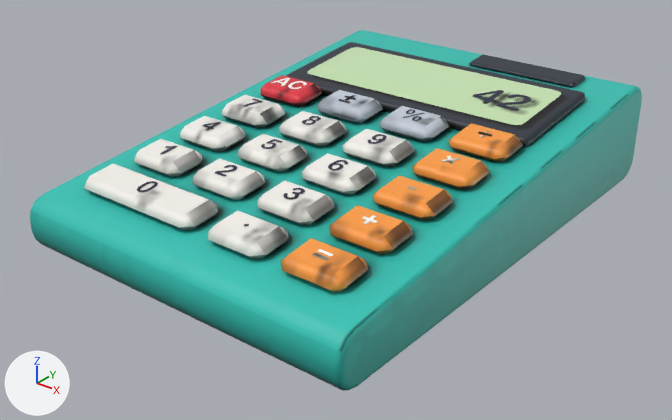
Before and after pictures for a commit that changed the glTF model client/public/models/calculator.glb.
Camera for both pictures: a camera (50 mm lens) standing at (0.1693, -0.2231, 0.1355) and looking at (-0.0011, -0.01, 0.0034). Arrows for +X, +Y and +Z are at lower left; the lights stay in place. The older version comes first. Vertices at exactly the same position are counted once.

Names of what the first picture shows: 'calculator'.
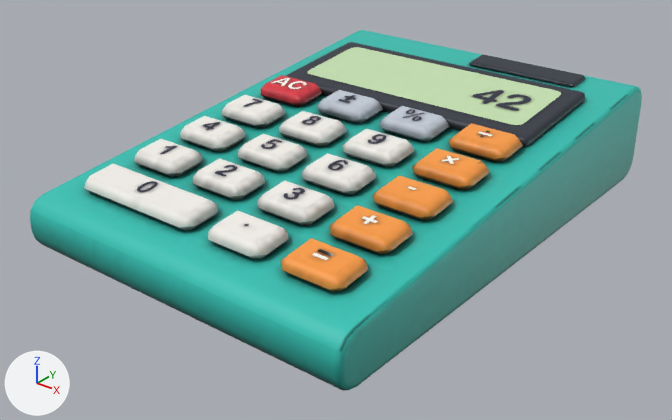
Diff of the bpy script that builds the scene:
```diff
--- a/client/public/models/calculator.glb.py
+++ b/client/public/models/calculator.glb.py
@@ me_calculator @@
 # used by ob_calculator; location = (0.0, 0.0, 0.0)
-me_calculator.from_pydata(...)  # 1801 vertices, 2339 faces; spans x -0.06..0.06, y -0.085..0.085, z 0.0..0.036
+me_calculator.from_pydata(...)  # 1343 vertices, 1881 faces; spans x -0.06..0.06, y -0.085..0.085, z 0.0..0.036
+# me_calculator part 1: 28 vertices moved within x -0.045..0.016, y -0.049..0.015, z 0.026..0.033; 458 vertices removed from x -0.046..0.041, y -0.069..0.015, z 0.024..0.033
+# me_calculator part 2: 1146 kept faces spanning x -0.059..0.059, y -0.085..0.085, z 0.001..0.036 get new texture (UV) coordinates
 me_calculator.materials.append(mat_accent)
```

Pixel boxes (x1, y1, x2, y2) of what changed, in the pictures (672 x 420 px):
part 1 of me_calculator, reshaped: before (137, 78, 490, 226); after (219, 78, 420, 199)
part 2 of me_calculator, surface changed: (85, 62, 531, 292) in both
